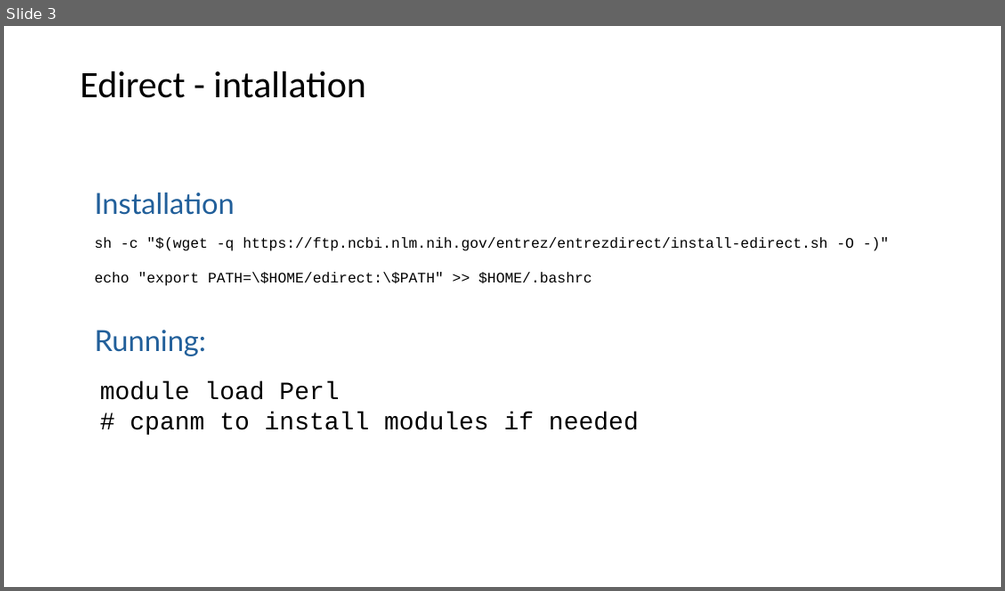
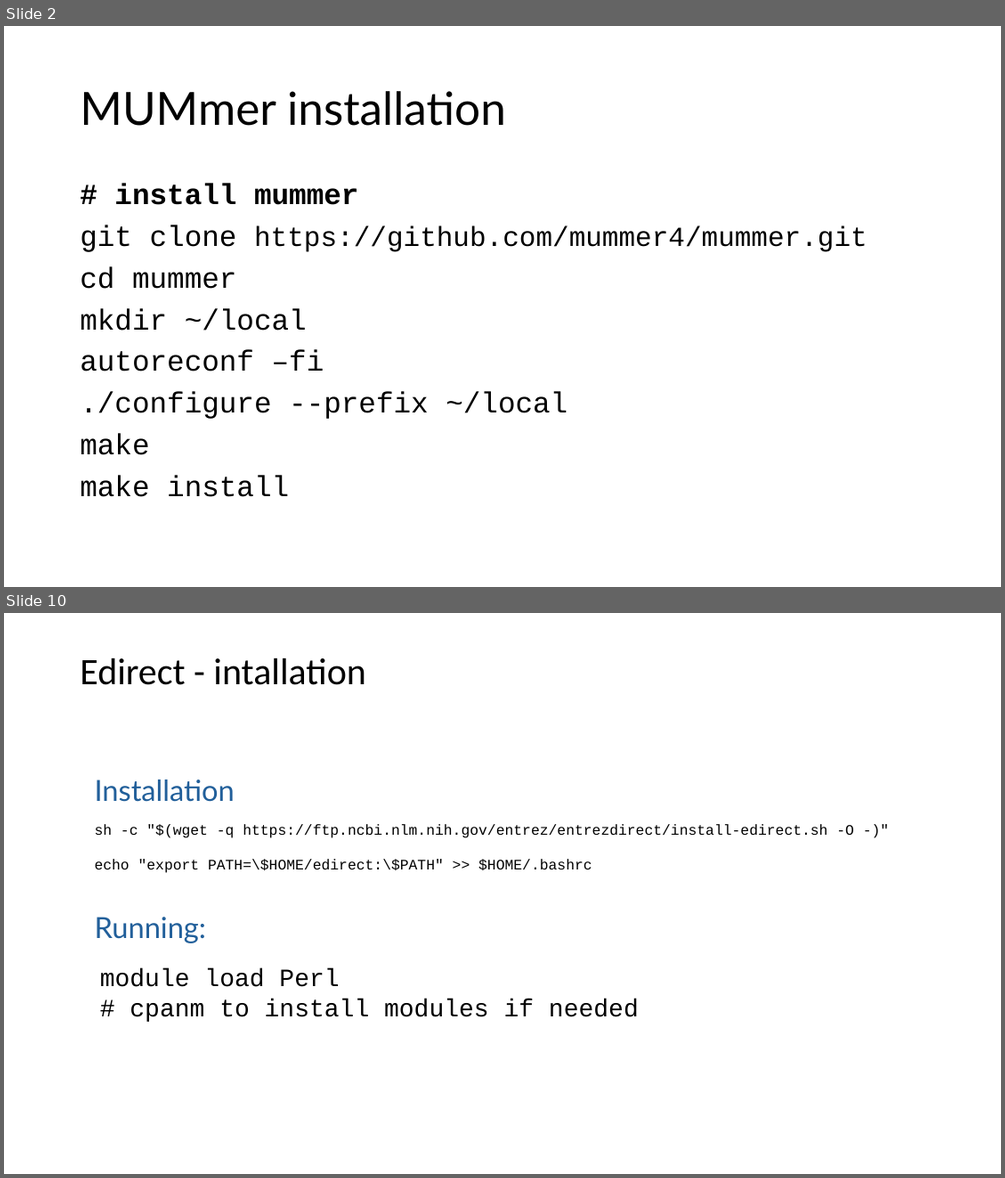
Before and after one commit to liu3zhenlab/teaching, a slide deck: PLPTH813Bioinformatis/2025/2_lab/lab05_NCBItools.pptx. Shown one above the other, each under a label of ours: slide 3 before the commit, slides 2 and 10 after it; the slides between them are not shown. The pictures are 1005x591 and 1005x1178 pixels, drawn with LibreOffice and Linux fonts; fonts in the diff are those of the drawing. Boxes give left, top, right and bottom in pixels: in the first picture for what was removed or moved away, otherwise in the second. Text is boxed around its words. In the diff, an @@ line names an element or a change of style, - is before the commit and + after.

```diff
--- a/PLPTH813Bioinformatis/2025/2_lab/lab05_NCBItools.pptx
+++ b/PLPTH813Bioinformatis/2025/2_lab/lab05_NCBItools.pptx
@@ slide 2 added at bbox=[4, 26, 1001, 587], background #FFFFFF @@
@@ title added at bbox=[80, 91, 506, 126], 44 pt, text #000000 @@
+MUMmer installation
@@ text added at bbox=[80, 183, 867, 497], 28 pt, text #000000 @@
+# install mummer
+git clone https://github.com/mummer4/mummer.git
+cd mummer
+mkdir ~/local
+autoreconf –fi
+./configure --prefix ~/local
+make
+make install
@@ what was slide 3 is now slide 10 @@
```
Also in this commit, not shown: 2 slides changed, 6 other slides added, 2 other files.
